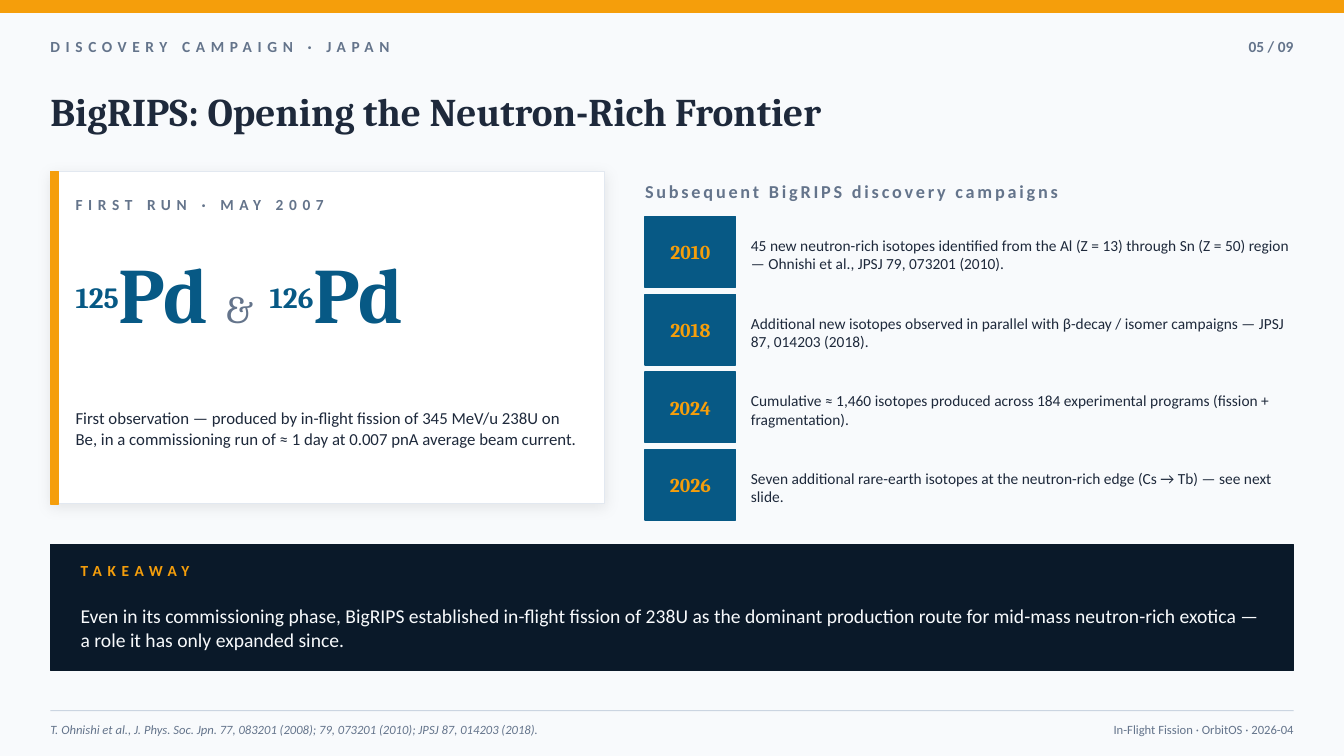
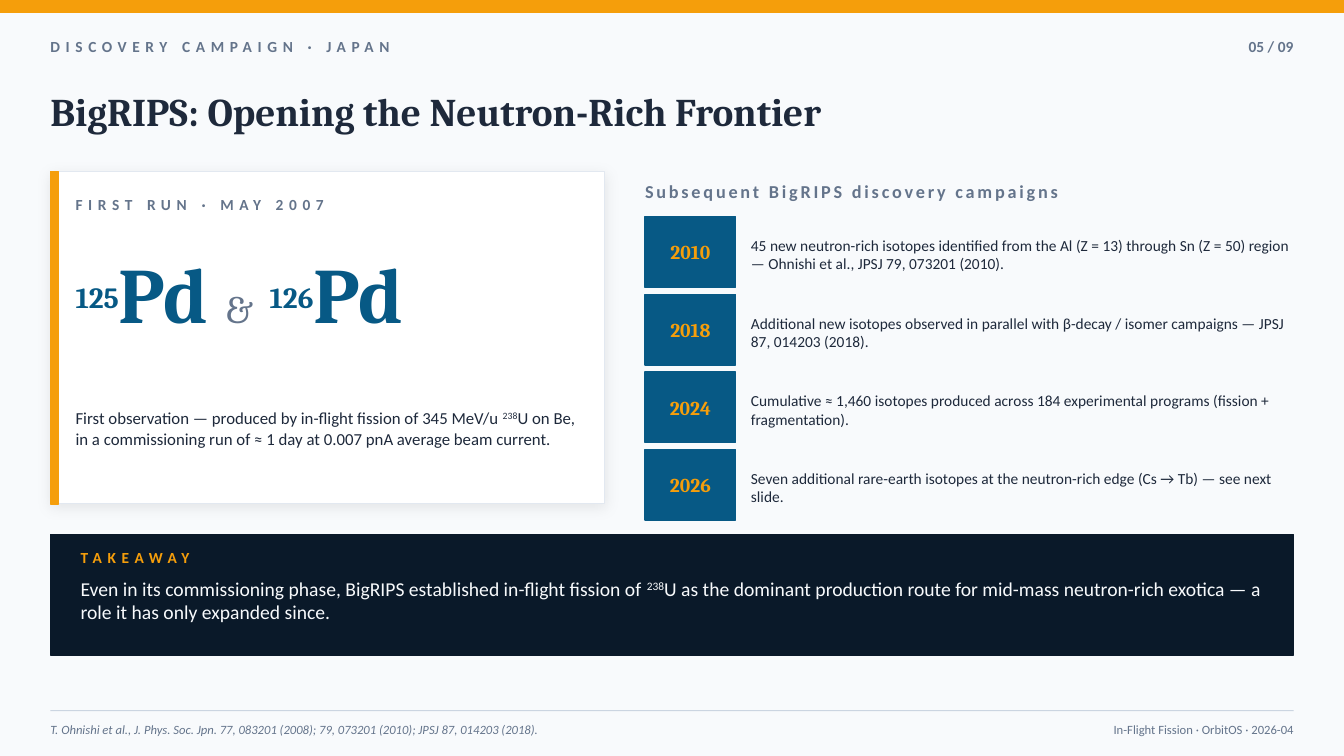
Before and after one commit to Edfghdrtxxx/OrbitOS, a slide deck: slide 5 of 50_Resources/Physics/InFlightFission/InFlightFission_Intro.pptx. Drawn at 1344x756 pixels with LibreOffice and Linux fonts; fonts in the diff are those of the drawing. Boxes give left, top, right and bottom in pixels: in the first picture for what was removed or moved away, otherwise in the second. Text is boxed around its words. In the diff, an @@ line names an element or a change of style, - is before the commit and + after.

```diff
--- a/50_Resources/Physics/InFlightFission/InFlightFission_Intro.pptx
+++ b/50_Resources/Physics/InFlightFission/InFlightFission_Intro.pptx
@@ text "First observation — produced by ..." at (76, 412, 576, 448): now superscript in "238U" @@
@@ rectangle: place and size @@
-rectangle at (50, 544, 1294, 670)
+rectangle at (50, 534, 1294, 655)
@@ text "TAKEAWAY": place and size @@
-text "TAKEAWAY" at (81, 566, 190, 576)
+text "TAKEAWAY" at (81, 553, 190, 563)
@@ text "Even in its commissioning phase, ...": place and size @@
-text "Even in its commissioning phase, ..." at (81, 609, 1236, 650)
+text "Even in its commissioning phase, ..." at (81, 582, 1260, 622)
@@ text "Even in its commissioning phase, ..." at (81, 582, 1260, 622): now superscript in "238U"; vertical alignment middle to top @@
```
Also in this commit, not shown: 7 other slides changed.
